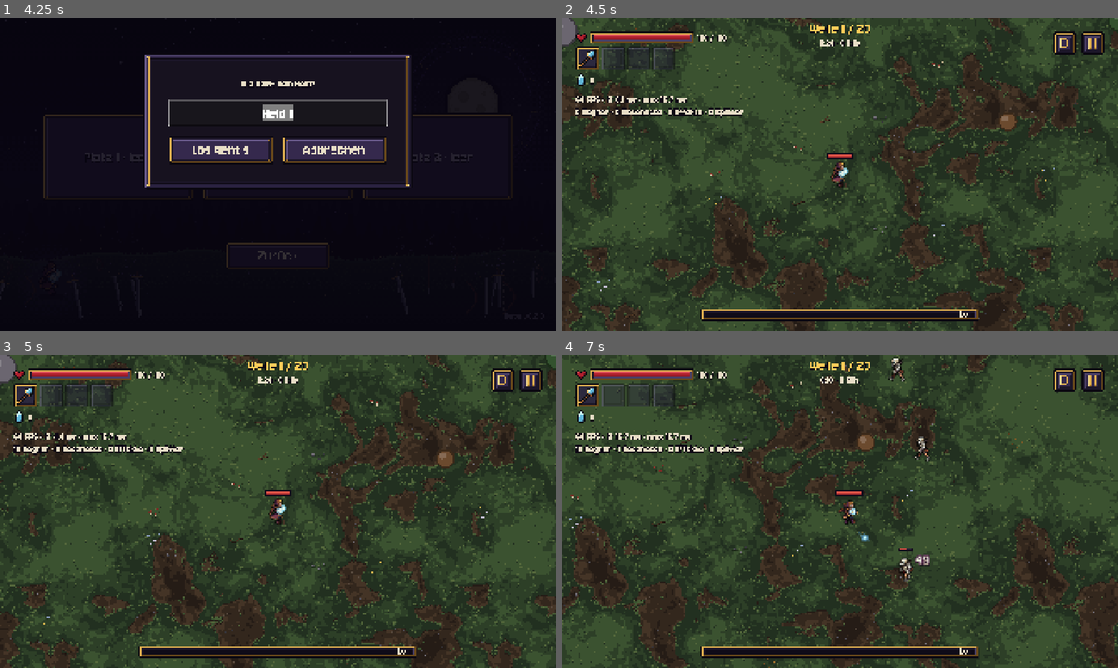
Above: before the commit, frames 1-4 (two rows, left to right).
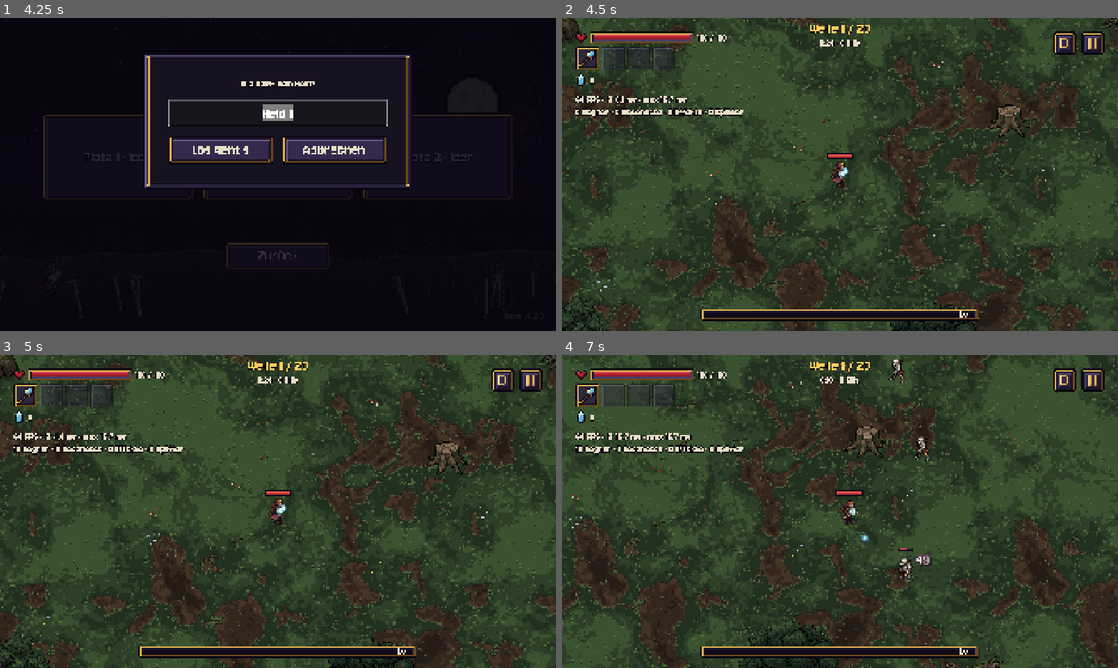
Above: after the commit, the same moments.

Repository: Slydee23/android-bullet-heaven
Game: Godot game, scene res://ui/main_menu.tscn
The game is run twice, just before and just after one commit, with the same random seed, the same clock (stepped at 60 frames per second) and the same inputs.
Inputs (mouse positions are in pixels of both pictures, inside the frame that each line leads up to):
- Up to frame 1 (4.25 s): click "Neues Spiel" at 0.5 s; click (116, 155) at 1.27 s; click (278, 155) at 2.02 s; click (439, 155) at 2.77 s; click "Zurück" at 3.5 s
- Up to frame 2 (4.5 s): click "Los geht's" at 4.25 s
- Up to frame 3 (5 s): no input
- Up to frame 4 (7 s): move the mouse to (962, 495) at 5.02 s; hold D 5.03-5.75 s; click (962, 495) at 5.17 s; drag from (728, 527) to (812, 574) at 5.77 s; move the mouse to (895, 442) at 6.52 s; hold D from 6.53 s (still down)

Frame 1 is identical in both runs. In frame 2, 1.3% of the frame differs, in the area x 0-100%, y 0-100%; in frame 3, 1.4%; in frame 4, 1.3%.

Commit message:
E0c: PixelLab obstacle graphics with variants, tree crowns above the hero
Co-Authored-By: Claude Opus 5.5 <noreply@anthropic.com>

Diff:
--- a/data/obstacles/fallen_log.tres
+++ b/data/obstacles/fallen_log.tres
@@ -1,10 +1,14 @@
 [gd_resource type="Resource" script_class="ObstacleKind" format=3]
 
 [ext_resource type="Script" path="res://scripts/world/obstacle_kind.gd" id="1_kind"]
+[ext_resource type="Texture2D" path="res://assets/sprites/obstacles/fallen_log.png" id="2_tex"]
 
 [resource]
 script = ExtResource("1_kind")
 id = &"fallen_log"
-circles = PackedVector3Array(-36, 0, 11, -12, 0, 12, 12, 0, 12, 36, 0, 11)
+circles = PackedVector3Array(-34, 6, 13, -12, 2, 14, 10, -2, 14, 32, -6, 13)
 weight = 0.6
 placeholder_color = Color(0.36, 0.25, 0.15, 1)
+texture = ExtResource("2_tex")
+variants = 1
+anchor = Vector2(64, 70)
--- a/data/obstacles/rock_formation.tres
+++ b/data/obstacles/rock_formation.tres
@@ -1,10 +1,14 @@
 [gd_resource type="Resource" script_class="ObstacleKind" format=3]
 
 [ext_resource type="Script" path="res://scripts/world/obstacle_kind.gd" id="1_kind"]
+[ext_resource type="Texture2D" path="res://assets/sprites/obstacles/rock_formation.png" id="2_tex"]
 
 [resource]
 script = ExtResource("1_kind")
 id = &"rock_formation"
-circles = PackedVector3Array(0, 0, 28, 26, 14, 18, -22, 18, 16)
+circles = PackedVector3Array(0, 0, 26, -29, 14, 12, 31, 14, 13)
 weight = 0.0
 placeholder_color = Color(0.42, 0.4, 0.44, 1)
+texture = ExtResource("2_tex")
+variants = 1
+anchor = Vector2(64, 66)
--- a/data/obstacles/rock_large.tres
+++ b/data/obstacles/rock_large.tres
@@ -1,10 +1,14 @@
 [gd_resource type="Resource" script_class="ObstacleKind" format=3]
 
 [ext_resource type="Script" path="res://scripts/world/obstacle_kind.gd" id="1_kind"]
+[ext_resource type="Texture2D" path="res://assets/sprites/obstacles/rock_large.png" id="2_tex"]
 
 [resource]
 script = ExtResource("1_kind")
 id = &"rock_large"
-circles = PackedVector3Array(0, 0, 26)
+circles = PackedVector3Array(0, 0, 21)
 weight = 1.0
 placeholder_color = Color(0.42, 0.4, 0.44, 1)
+texture = ExtResource("2_tex")
+variants = 3
+anchor = Vector2(32, 33)
--- a/data/obstacles/rock_small.tres
+++ b/data/obstacles/rock_small.tres
@@ -1,10 +1,14 @@
 [gd_resource type="Resource" script_class="ObstacleKind" format=3]
 
 [ext_resource type="Script" path="res://scripts/world/obstacle_kind.gd" id="1_kind"]
+[ext_resource type="Texture2D" path="res://assets/sprites/obstacles/rock_small.png" id="2_tex"]
 
 [resource]
 script = ExtResource("1_kind")
 id = &"rock_small"
-circles = PackedVector3Array(0, 0, 14)
+circles = PackedVector3Array(0, 0, 12)
 weight = 1.5
 placeholder_color = Color(0.5, 0.47, 0.52, 1)
+texture = ExtResource("2_tex")
+variants = 3
+anchor = Vector2(32, 33)
--- a/data/obstacles/stump.tres
+++ b/data/obstacles/stump.tres
@@ -1,10 +1,14 @@
 [gd_resource type="Resource" script_class="ObstacleKind" format=3]
 
 [ext_resource type="Script" path="res://scripts/world/obstacle_kind.gd" id="1_kind"]
+[ext_resource type="Texture2D" path="res://assets/sprites/obstacles/stump.png" id="2_tex"]
 
 [resource]
 script = ExtResource("1_kind")
 id = &"stump"
-circles = PackedVector3Array(0, 0, 11)
+circles = PackedVector3Array(0, 0, 13)
 weight = 1.0
 placeholder_color = Color(0.42, 0.29, 0.18, 1)
+texture = ExtResource("2_tex")
+variants = 3
+anchor = Vector2(32, 34)
--- a/data/obstacles/tree.tres
+++ b/data/obstacles/tree.tres
@@ -1,10 +1,15 @@
 [gd_resource type="Resource" script_class="ObstacleKind" format=3]
 
 [ext_resource type="Script" path="res://scripts/world/obstacle_kind.gd" id="1_kind"]
+[ext_resource type="Texture2D" path="res://assets/sprites/obstacles/tree.png" id="2_tex"]
 
 [resource]
 script = ExtResource("1_kind")
 id = &"tree"
-circles = PackedVector3Array(0, 0, 16)
+circles = PackedVector3Array(0, 0, 10)
 weight = 2.0
 placeholder_color = Color(0.2, 0.32, 0.18, 1)
+texture = ExtResource("2_tex")
+variants = 2
+anchor = Vector2(64, 104)
+crown_height = 88
--- a/scripts/core/run.gd
+++ b/scripts/core/run.gd
@@ -135,6 +135,14 @@
 	add_child(obstacle_drawer)
 	move_child(obstacle_drawer, pickup_manager.get_index())
 	obstacle_drawer.obstacles = obstacles
+	# Baumkronen über Held, Gegnern und Geschossen (unter dem vorderen Waldrand), blenden über dem Helden aus
+	var crown_drawer := ObstacleDrawer.new()
+	crown_drawer.name = "ObstacleCrowns"
+	crown_drawer.layer = ObstacleDrawer.Layer.CROWN
+	crown_drawer.hero = player
+	add_child(crown_drawer)
+	move_child(crown_drawer, forest_edge_front.get_index())
+	crown_drawer.obstacles = obstacles
 
 	# Der Spieler bleibt innerhalb des Waldes
 	player.bounds = walkable
--- a/scripts/world/obstacle_drawer.gd
+++ b/scripts/world/obstacle_drawer.gd
@@ -1,22 +1,101 @@
 class_name ObstacleDrawer
 extends Node2D
-## Zeichnet die Hindernisse (vorerst als Platzhalter-Kreise in der Farbe der Art, E0c bringt die Grafiken).
-## Statisch: wird nur einmal gezeichnet (queue_redraw nach dem Aufbau), kostet danach nichts mehr.
+## Zeichnet die Hindernisse aus ihren Streifen (ein _draw für alle, gleiche Streifen werden gebündelt).
+## Zwei Ebenen, je ein eigener Knoten:
+## - BASE (unter Held und Gegnern): Felsen, Stümpfe, Stämme und bei Bäumen alles unterhalb der Krone.
+## - CROWN (über Held und Gegnern): nur die Baumkronen. Steht der Held darunter, werden sie halb durchsichtig.
+## Die Boden-Ebene ist statisch (einmal gezeichnet). Die Kronen-Ebene zeichnet nur neu, wenn sich eine Durchsichtigkeit ändert.
+
+enum Layer { BASE, CROWN }
 
 const OUTLINE_DARKEN := 0.45
 const HIGHLIGHT_LIGHTEN := 0.18
+## Durchsichtigkeit einer Krone, unter der der Held steht
+const CROWN_FADED_ALPHA := 0.4
+## Wie schnell eine Krone aus- und wieder einblendet (Alpha pro Sekunde)
+const CROWN_FADE_SPEED := 4.0
+## So weit um die Krone herum blendet sie schon aus (der Held soll nicht erst halb verdeckt sein)
+const CROWN_MARGIN := 12.0
 
+var layer := Layer.BASE
+## Für die Kronen-Ebene: wessen Position die Kronen ausblendet
+var hero: Node2D
 var obstacles: ObstacleMap:
 	set(value):
 		obstacles = value
+		_crown_alpha.resize(obstacles.count() if obstacles else 0)
+		_crown_alpha.fill(1.0)
+		set_process(layer == Layer.CROWN and _has_crowns())
 		queue_redraw()
+
+var _crown_alpha := PackedFloat32Array()
+
+
+func _ready() -> void:
+	set_process(layer == Layer.CROWN and _has_crowns())
+
+
+func _has_crowns() -> bool:
+	if not obstacles:
+		return false
+	for kind in obstacles.kinds:
+		if kind.texture and kind.crown_height > 0:
+			return true
+	return false
+
+
+func _process(delta: float) -> void:
+	if not hero:
+		return
+	var hero_pos := hero.global_position
+	var changed := false
+	for k in obstacles.count():
+		var kind := obstacles.kinds[k]
+		if not kind.texture or kind.crown_height <= 0:
+			continue
+		var target := CROWN_FADED_ALPHA if _crown_rect(k).grow(CROWN_MARGIN).has_point(hero_pos) else 1.0
+		var alpha := move_toward(_crown_alpha[k], target, CROWN_FADE_SPEED * delta)
+		if alpha != _crown_alpha[k]:
+			_crown_alpha[k] = alpha
+			changed = true
+	if changed:
+		queue_redraw()
+
+
+## Bereich der Krone in der Welt
+func _crown_rect(k: int) -> Rect2:
+	var kind := obstacles.kinds[k]
+	var top_left := (obstacles.positions[k] - kind.anchor).round()
+	return Rect2(top_left, Vector2(kind.frame_size().x, kind.crown_height))
 
 
 func _draw() -> void:
 	if not obstacles:
 		return
+	if layer == Layer.BASE:
+		_draw_placeholders()
+	for k in obstacles.count():
+		var kind := obstacles.kinds[k]
+		if not kind.texture:
+			continue
+		var frame := kind.frame_size()
+		var top_left := (obstacles.positions[k] - kind.anchor).round()
+		var source_x := obstacles.variants[k] * frame.x
+		var crown := mini(kind.crown_height, int(frame.y))
+		if layer == Layer.BASE:
+			var region := Rect2(source_x, crown, frame.x, frame.y - crown)
+			draw_texture_rect_region(kind.texture, Rect2(top_left + Vector2(0.0, crown), region.size), region)
+		elif crown > 0:
+			var region := Rect2(source_x, 0.0, frame.x, crown)
+			draw_texture_rect_region(kind.texture, Rect2(top_left, region.size), region, Color(1.0, 1.0, 1.0, _crown_alpha[k]))
+
+
+## Arten ohne Grafik bleiben Platzhalter-Kreise
+func _draw_placeholders() -> void:
 	for k in obstacles.centers.size():
 		var kind := obstacles.kinds[obstacles.circle_kind[k]]
+		if kind.texture:
+			continue
 		var color := kind.placeholder_color
 		var center := obstacles.centers[k]
 		var radius := obstacles.radii[k]
--- a/scripts/world/obstacle_kind.gd
+++ b/scripts/world/obstacle_kind.gd
@@ -3,15 +3,31 @@
 ## Eine Art Hindernis auf der Karte (Fels, Baum, Baumstumpf, umgestürzter Stamm …), z. B. data/obstacles/rock_large.tres.
 ## Die Form besteht aus einem oder mehreren Kreisen: ein Fels ist ein Kreis, ein langer Stamm mehrere Kreise hintereinander.
 ## Kreise statt Physik-Körper: Abstandsprüfungen sind billig und passen zum Rest des Spiels (keine Physik für Gegner).
-## Grafik folgt in E0c (Fuß unter den Figuren, Krone darüber).
+## Grafik (E0c): ein Streifen mit allen Varianten nebeneinander (gleich große Rahmen). Bäume haben eine Krone, die über
+## Held und Gegnern liegt; nur der Stamm blockiert.
 
 @export var id := &""
 ## Kreise der Form, relativ zum Mittelpunkt: x, y = Versatz, z = Radius (Welt-Pixel)
 @export var circles := PackedVector3Array([Vector3(0.0, 0.0, 16.0)])
 ## Gewicht bei der zufälligen Verteilung (höher = häufiger)
 @export var weight := 1.0
-## Platzhalter-Farbe, bis es Grafiken gibt
+## Platzhalter-Farbe, falls keine Grafik gesetzt ist
 @export var placeholder_color := Color(0.45, 0.4, 0.36)
+## Streifen mit den Varianten (z. B. assets/sprites/obstacles/rock_large.png)
+@export var texture: Texture2D
+## Zahl der Varianten im Streifen (Rahmenbreite = Breite / variants)
+@export_range(1, 8) var variants := 1
+## Punkt im Rahmen (Pixel), der auf der Position des Hindernisses liegt (Mitte des Hauptkreises)
+@export var anchor := Vector2(32.0, 32.0)
+## So viele Pixelzeilen von oben sind Krone: Sie wird über Held und Gegnern gezeichnet (0 = keine Krone)
+@export var crown_height := 0
+
+
+## Größe eines Rahmens im Streifen
+func frame_size() -> Vector2:
+	if not texture:
+		return Vector2.ZERO
+	return Vector2(texture.get_width() / float(variants), texture.get_height())
 
 
 ## Größte Ausdehnung der Form vom Mittelpunkt (für Abstände beim Verteilen)
--- a/scripts/world/obstacle_map.gd
+++ b/scripts/world/obstacle_map.gd
@@ -24,6 +24,8 @@
 var kinds: Array[ObstacleKind] = []
 var positions := PackedVector2Array()
 var extents := PackedFloat32Array()
+## Welche Grafik-Variante jedes Hindernis zeigt (ergibt sich aus der Position, gleiche Karte = gleiche Bilder)
+var variants := PackedInt32Array()
 
 var _area := Rect2()
 var _grid_size := Vector2i.ZERO
@@ -43,6 +45,7 @@
 	kinds.clear()
 	positions.clear()
 	extents.clear()
+	variants.clear()
 	if map:
 		for placement in map.fixed:
 			if placement and placement.kind:
@@ -104,6 +107,8 @@
 	kinds.append(kind)
 	positions.append(pos)
 	extents.append(kind.extent())
+	# Variante aus der Position: hängt nicht vom Zufallsgenerator ab und bleibt beim Fortsetzen gleich
+	variants.append(absi(roundi(pos.x) * 7 + roundi(pos.y) * 13) % maxi(kind.variants, 1))
 	for c in kind.circles:
 		centers.append(pos + Vector2(c.x, c.y))
 		radii.append(c.z)
Binary file added: assets/sprites/obstacles/fallen_log.png
Not shown, added: assets/sprites/obstacles/fallen_log.png.import
Binary file added: assets/sprites/obstacles/rock_formation.png
Not shown, added: assets/sprites/obstacles/rock_formation.png.import
Binary file added: assets/sprites/obstacles/rock_large.png
Not shown, added: assets/sprites/obstacles/rock_large.png.import
Binary file added: assets/sprites/obstacles/rock_small.png
Not shown, added: assets/sprites/obstacles/rock_small.png.import
Binary file added: assets/sprites/obstacles/stump.png
Not shown, added: assets/sprites/obstacles/stump.png.import
Binary file added: assets/sprites/obstacles/tree.png
Not shown, added: assets/sprites/obstacles/tree.png.import
(and 1 more such lines)
